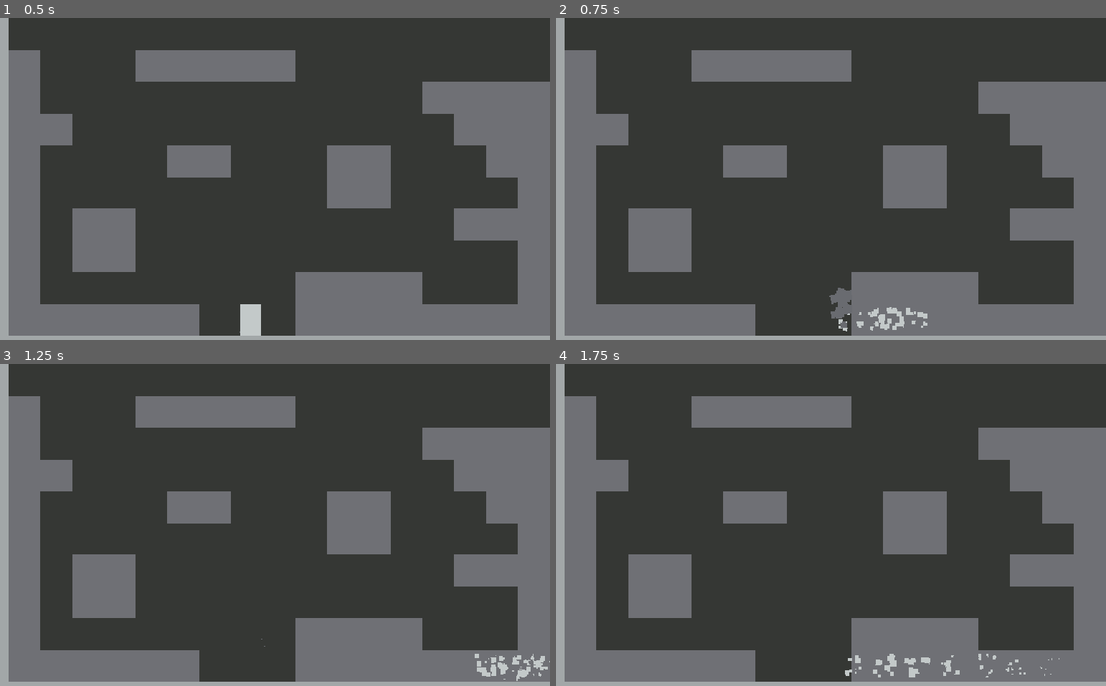
Above: before the commit, frames 1-4 (two rows, left to right).
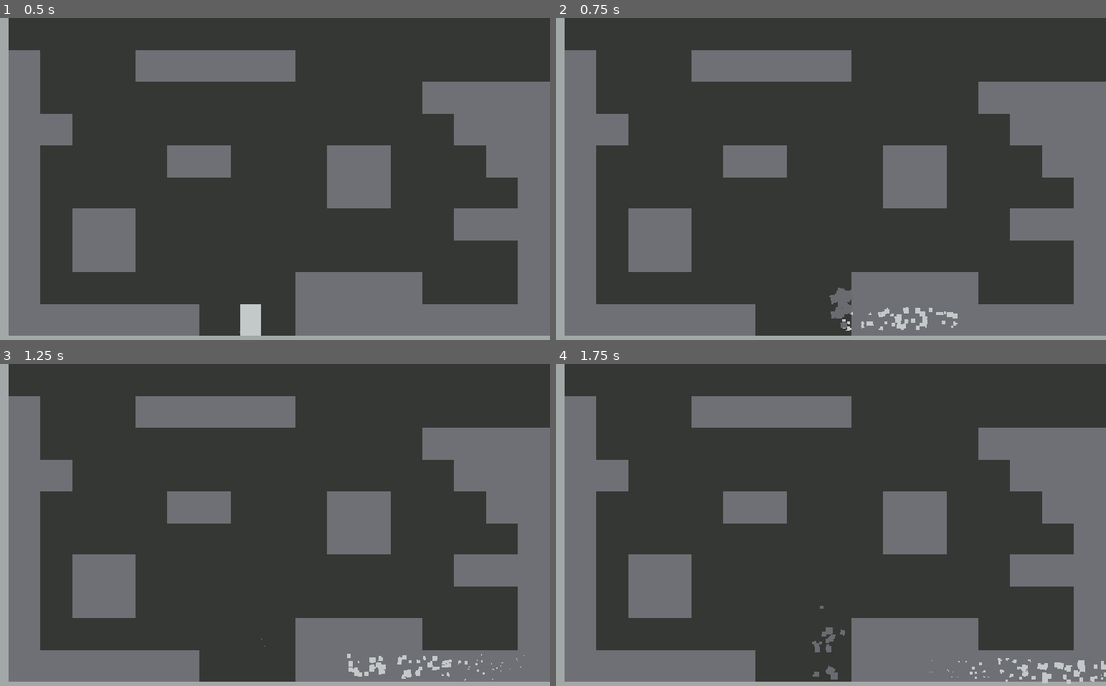
Above: after the commit, the same moments.

Repository: harperstoeckle/mole_game
Game: Godot game, scene res://scenes/main.tscn
The game is run twice, just before and just after one commit, with the same random seed, the same clock (stepped at 60 frames per second) and the same inputs.
Inputs:
- Up to frame 1 (0.5 s): no input
- Up to frame 2 (0.75 s): hold D (right) from 0.53 s (still down); hold Right (dash) from 0.53 s (still down)
- Up to frame 3 (1.25 s): keep holding D (right); keep holding Right (dash); tap Space (jump) at 0.77 s
- Up to frame 4 (1.75 s): keep holding D (right); release Right (dash) at 1.28 s; tap Right (dash) at 1.35 s; tap Space (jump) at 1.52 s

Frame 1 is identical in both runs. In frame 2, 0.5% of the frame differs, in the area x 51-74%, y 89-98%; in frame 3, 0.7%; in frame 4, 1.0%, in the area x 46-100%, y 75-100%.

Commit message:
Fix the player being unable to exit the ground if they're digging parallel to a bounce wall

Diff:
--- a/project.godot
+++ b/project.godot
@@ -50,6 +50,12 @@
 ]
 }
 
+[layer_names]
+
+2d_physics/layer_1="ground"
+2d_physics/layer_2="dig_bounce"
+2d_physics/layer_3="no_exit"
+
 [physics]
 
 3d/physics_engine="Jolt Physics"
--- a/resources/wall_tile_set.tres
+++ b/resources/wall_tile_set.tres
@@ -12,7 +12,8 @@
 
 [resource]
 tile_size = Vector2i(64, 64)
-physics_layer_0/collision_layer = 1
+physics_layer_0/collision_layer = 5
+physics_layer_0/collision_mask = 5
 physics_layer_1/collision_layer = 3
 physics_layer_1/collision_mask = 3
 sources/0 = SubResource("TileSetAtlasSource_2dnag")
--- a/scenes/main.tscn
+++ b/scenes/main.tscn
@@ -21,3 +21,4 @@
 
 [node name="Player" parent="." unique_id=1467826575 instance=ExtResource("1_o5qli")]
 position = Vector2(551, 554)
+max_dig_angle = 0.7853981633974483
--- a/scenes/player.tscn
+++ b/scenes/player.tscn
@@ -221,6 +221,7 @@
 air_strafe_accel = 4000.0
 floor_friction = 0.95
 min_speed_to_enter_ground = 1500.0
+dig_speed = 1400.0
 dash_speed = 2000.0
 
 [node name="OutOfGroundCollisionShape" type="CollisionShape2D" parent="." unique_id=1981543053]
@@ -265,6 +266,8 @@
 process_material = SubResource("ParticleProcessMaterial_tuyoq")
 
 [node name="LeaveGroundDetectionArea" type="Area2D" parent="." unique_id=1440173658]
+collision_layer = 4
+collision_mask = 4
 
 [node name="CollisionShape2D" type="CollisionShape2D" parent="LeaveGroundDetectionArea" unique_id=1119500010]
 position = Vector2(0, -0.5)
